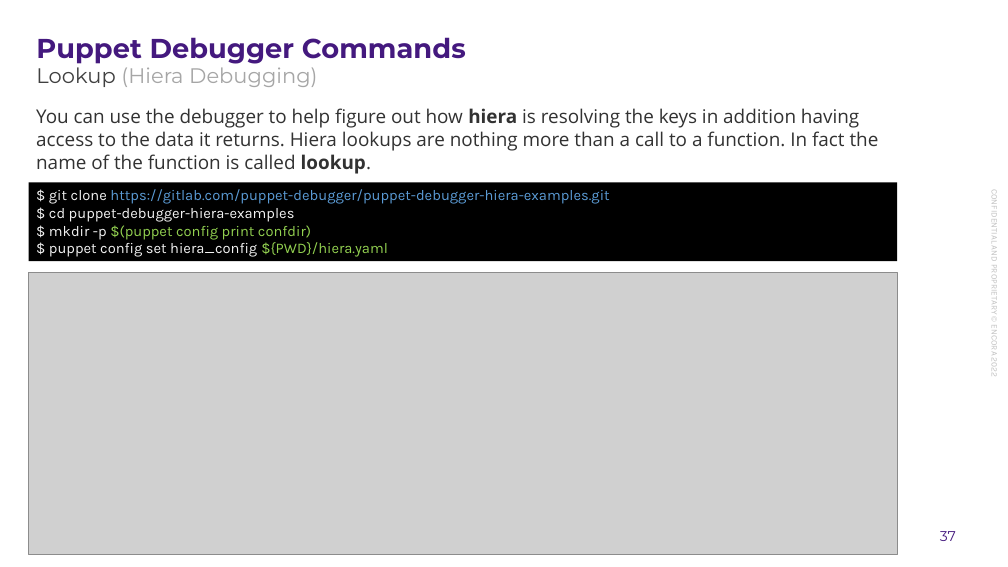
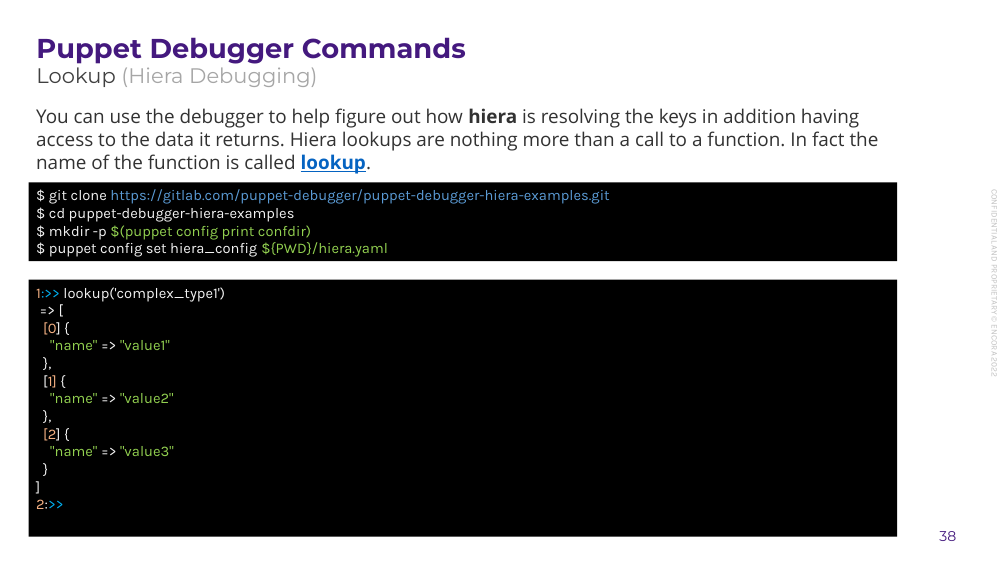
Before and after one commit to enogrob/presentation-puppet-debugger, a slide deck: slide 38 of docs/presentation-puppet-debugger.pptx (slide 37 before the commit). Drawn at 1008x567 pixels with LibreOffice and Linux fonts; fonts in the diff are those of the drawing; grey boxes stand for pictures; background and template pictures are left out. Boxes give left, top, right and bottom in pixels: in the first picture for what was removed or moved away, otherwise in the second. Text is boxed around its words. In the diff, an @@ line names an element or a change of style, - is before the commit and + after.

```diff
--- a/docs/presentation-puppet-debugger.pptx
+++ b/docs/presentation-puppet-debugger.pptx
@@ text "You can use the debugger ..." at box(36, 108, 879, 174): text colour #323232 to #0563C1, underline on in "lookup." @@
@@ picture removed at box(29, 272, 898, 554) @@
@@ rectangle added at box(29, 280, 898, 537), fill #000000, 14 pt, text #F2F2F2 @@
+1:>> lookup('complex_type1')
+=> [
+[0] {
+"name" => "value1"
+},
+[1] {
+"name" => "value2"
+},
+[2] {
+"name" => "value3"
+}
+]
+2:>>
@@ page number at box(939, 531, 956, 541): text changed @@
-37
+38
```
Also in this commit, not shown: 2 other slides changed, 2 slides added, 7 other files.
